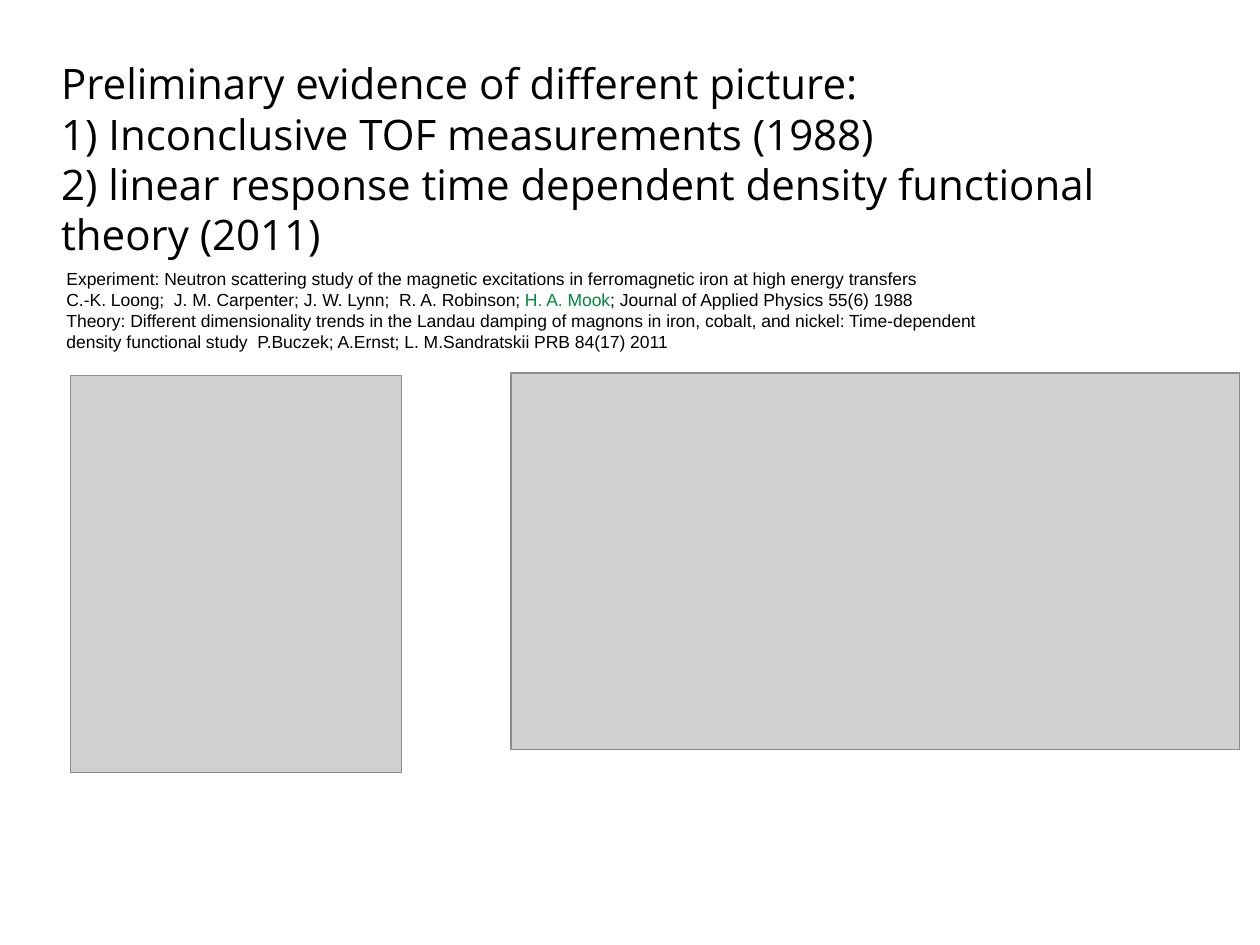
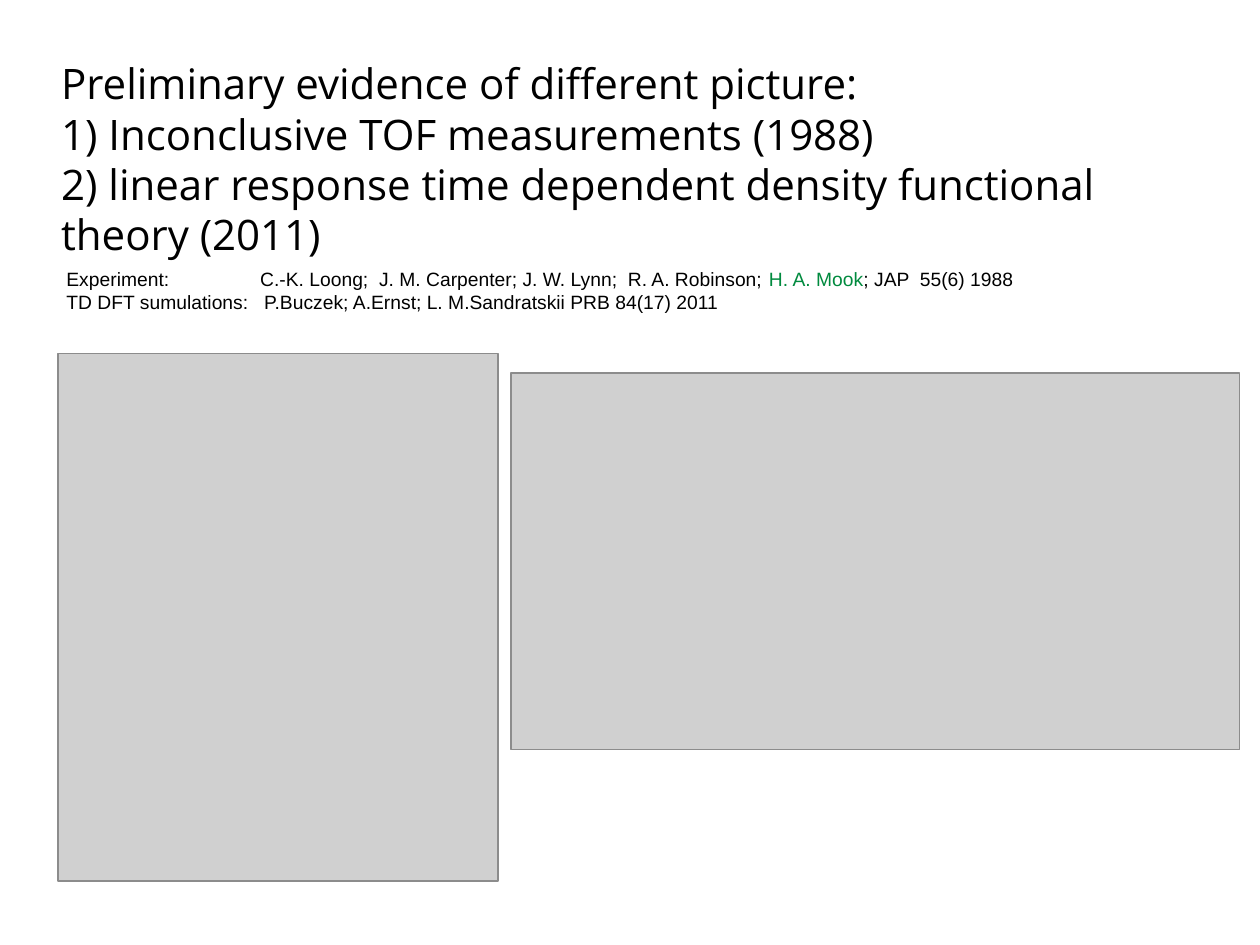
Before and after one commit to abuts/Fe, a slide deck: slide 5 of June2017/Icns2017/ICNS2017.ppt. Drawn at 1260x945 pixels with LibreOffice and Linux fonts; fonts in the diff are those of the drawing; grey boxes stand for pictures; background and template pictures are left out. Boxes give left, top, right and bottom in pixels: in the first picture for what was removed or moved away, otherwise in the second. Text is boxed around its words. In the diff, an @@ line names an element or a change of style, - is before the commit and + after.

```diff
--- a/June2017/Icns2017/ICNS2017.ppt
+++ b/June2017/Icns2017/ICNS2017.ppt
@@ text at bbox=[66, 272, 1013, 313]: text changed; size 10 to 11 pt @@
-Experiment: Neutron scattering study of the magnetic excitations in ferromagnetic iron at high energy transfers
-C.-K. Loong; J. M. Carpenter; J. W. Lynn; R. A. Robinson; H. A. Mook; Journal of Applied Physics 55(6) 1988
-Theory: Different dimensionality trends in the Landau damping of magnons in iron, cobalt, and nickel: Time-dependent density functional study P.Buczek; A.Ernst; L. M.Sandratskii PRB 84(17) 2011
+Experiment: C.-K. Loong; J. M. Carpenter; J. W. Lynn; R. A. Robinson; H. A. Mook; JAP 55(6) 1988
+TD DFT sumulations: P.Buczek; A.Ernst; L. M.Sandratskii PRB 84(17) 2011
@@ picture: place and size @@
-picture at bbox=[71, 375, 402, 772]
+picture at bbox=[58, 354, 498, 882]
```
Also in this commit, not shown: 6 other slides changed, 5 slides added, 6 slides removed, 4 other files.
